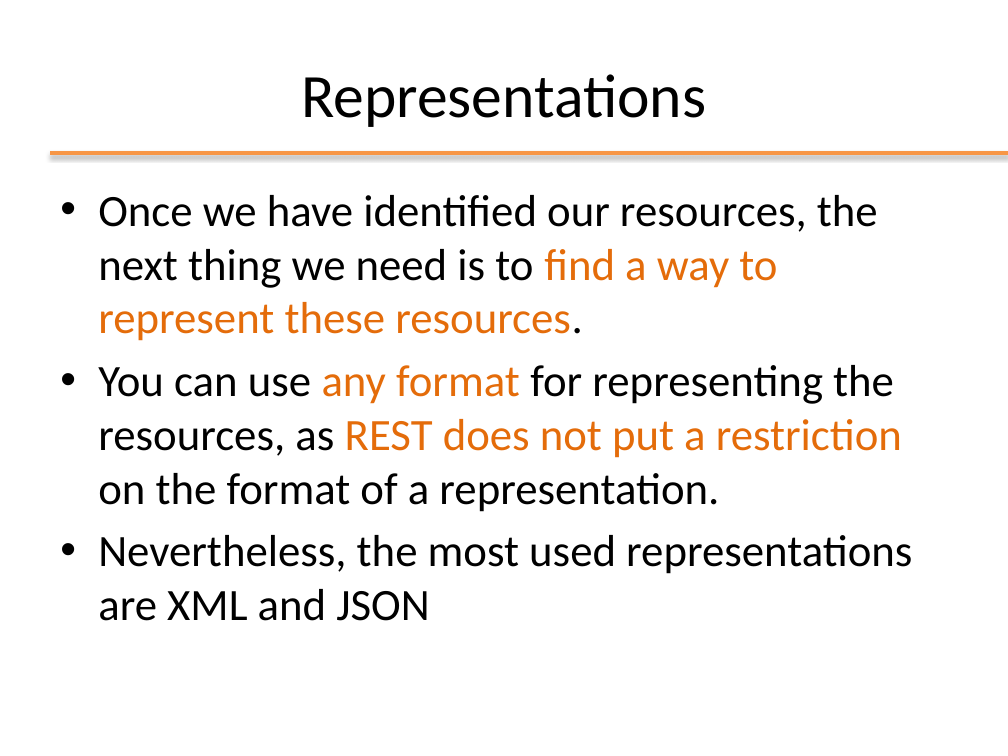
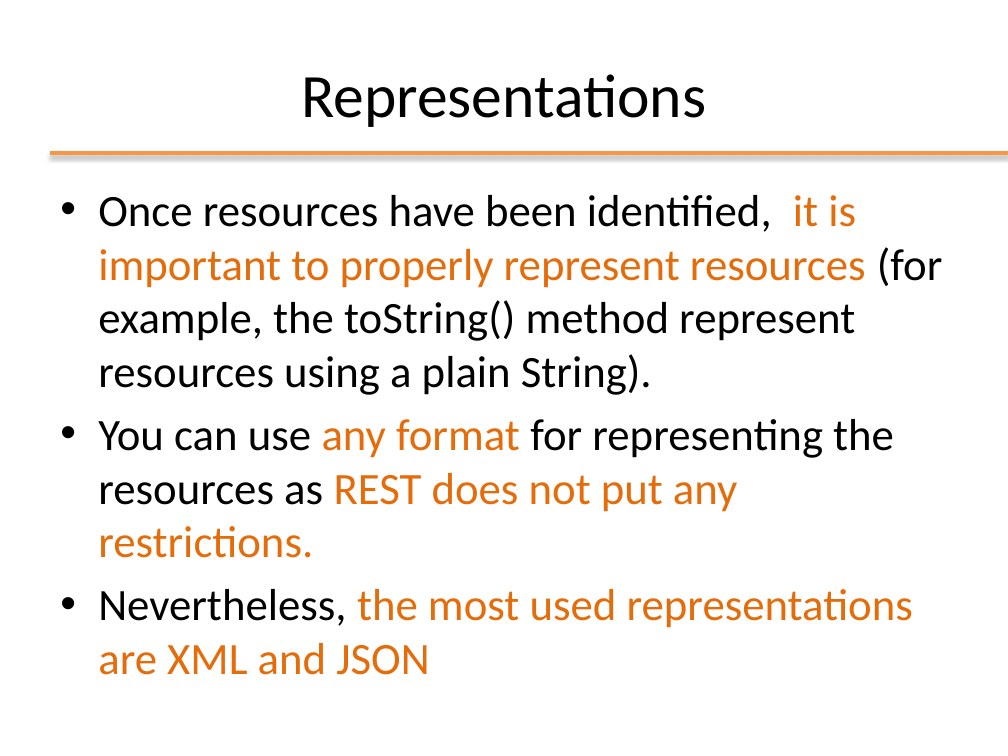
Before and after one commit to Andrea99-beep/ooprogramming, a slide deck: slide 12 of slides/ppt/09_REST.pptx (slide 10 before the commit). Drawn at 1008x756 pixels with LibreOffice and Linux fonts; fonts in the diff are those of the drawing; background and template pictures are left out. Boxes give left, top, right and bottom in pixels: in the first picture for what was removed or moved away, otherwise in the second. Text is boxed around its words. In the diff, an @@ line names an element or a change of style, - is before the commit and + after.

```diff
--- a/slides/ppt/09_REST.pptx
+++ b/slides/ppt/09_REST.pptx
@@ text at (98, 195, 943, 558): text changed @@
-• Once we have identified our resources, the next thing we need is to find a way to represent these resources.
-• You can use any format for representing the resources, as REST does not put a restriction on the format of a representation.
+• Once resources have been identified, it is important to properly represent resources (for example, the toString() method represent resources using a plain String).
+• You can use any format for representing the resources as REST does not put any restrictions.
@@ text at (98, 589, 913, 675): text colour #000000 to #E46C0A in "the most used representations are XML and ..." @@
```
Also in this commit, not shown: 13 other slides changed, 2 slides added, 2 slides removed, 18 other files.
